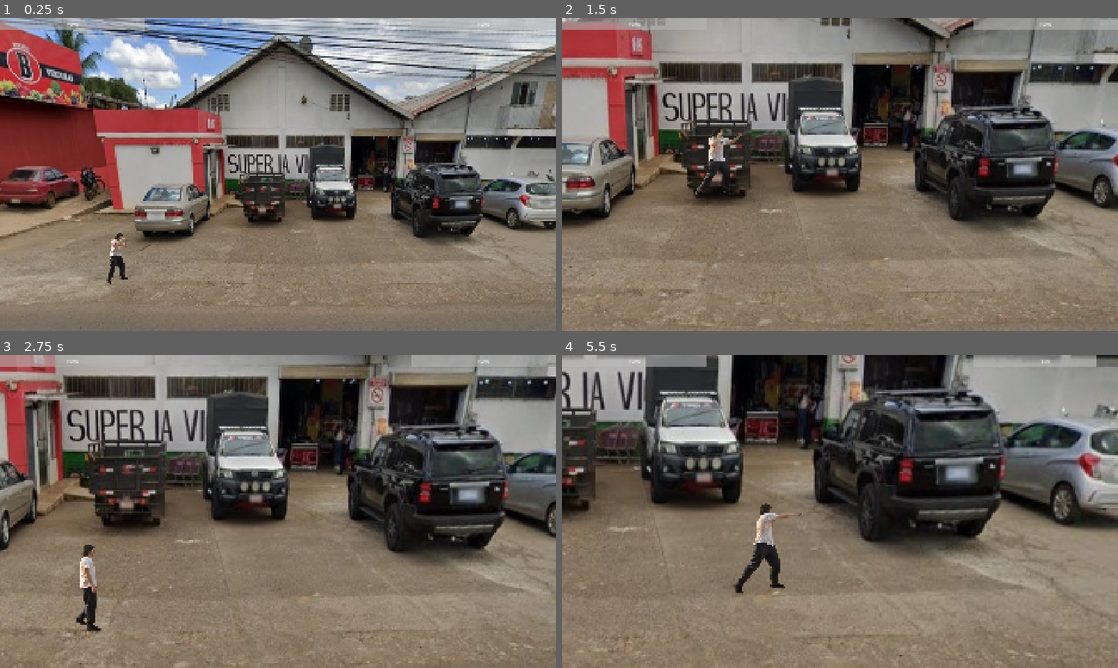
Above: before the commit, frames 1-4 (two rows, left to right).
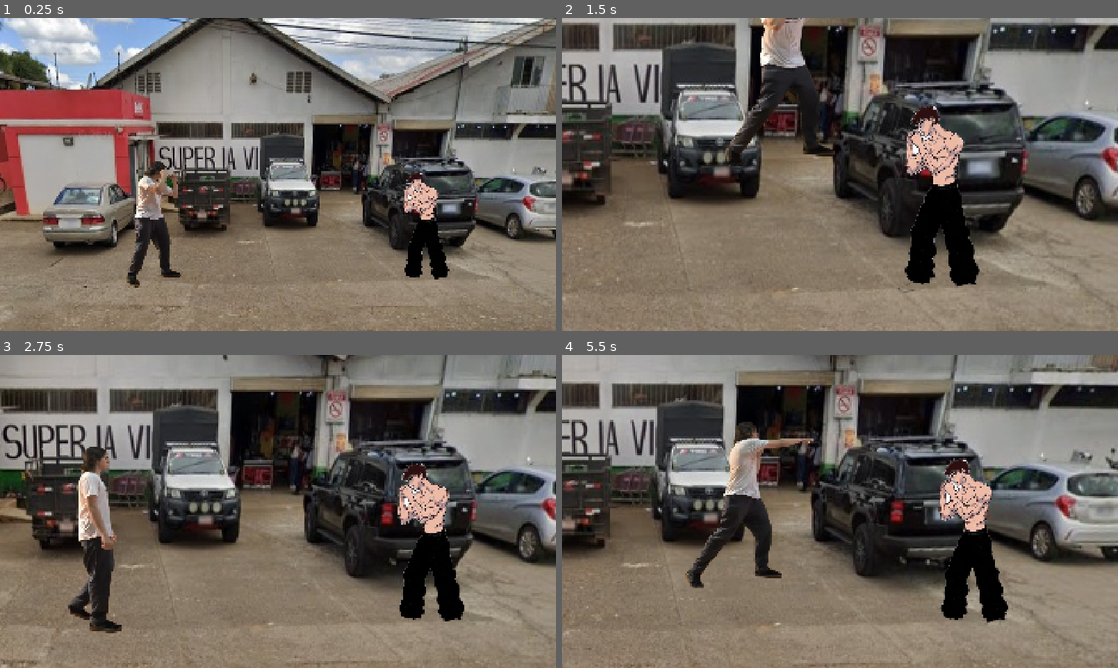
Above: after the commit, the same moments.

Repository: RChacon05/ArenalFighters
Game: Godot game, scene res://scenes/main.tscn
The game is run twice, just before and just after one commit, with the same random seed, the same clock (stepped at 60 frames per second) and the same inputs.
Inputs:
- Up to frame 1 (0.25 s): no input
- Up to frame 2 (1.5 s): hold D (right) from 0.53 s (still down); tap F (attack) at 0.6, 1.35 s; tap W (jump) at 0.77 s
- Up to frame 3 (2.75 s): tap W (jump) at 1.52 s; release D (right) at 2.03 s; hold A (left) from 2.03 s (still down); tap F (attack) at 2.1 s
- Up to frame 4 (5.5 s): release A (left) at 2.78 s; hold D (right) 2.78-4.28 s; tap F (attack) every 0.75 s from 2.85 to 5.1 s; tap W (jump) at 3.02, 3.77, 4.52 s; hold A (left) 4.28-5.03 s; hold D (right) from 5.03 s (still down)

The runs differ from the first frame. In frame 1, 60% of the frame differs, in the area x 0-100%, y 0-100%; in frame 2, 55%; in frame 3, 56%; in frame 4, 56%.

Commit message:
feat(render): add Fighter2 sprite sheets and update scene wiring
Add idle, walk and attack sprite images for Fighter2 with their Godot
import metadata. Update fighter2_frames.tres SpriteFrames resource to
reference the new sheets. Update main.tscn and fighter.tscn with
Godot 4.4 node unique_ids and AnimatedSprite2D wiring for Fighter2.

Diff:
--- a/project.godot
+++ b/project.godot
@@ -8,11 +8,15 @@
 
 config_version=5
 
+[animation]
+
+compatibility/default_parent_skeleton_in_mesh_instance_3d=true
+
 [application]
 
 config/name="ArenalFighters"
 run/main_scene="uid://b445jeds13to0"
-config/features=PackedStringArray("4.4", "Forward Plus")
+config/features=PackedStringArray("4.6", "Forward Plus")
 config/icon="res://icon.svg"
 
 [display]
--- a/scenes/fighter.tscn
+++ b/scenes/fighter.tscn
@@ -156,43 +156,41 @@
 &"hit_logic": SubResource("Animation_6d7ge")
 }
 
-[node name="Fighter" type="CharacterBody2D"]
+[node name="Fighter" type="CharacterBody2D" unique_id=696405433]
 script = ExtResource("1_a4q2m")
 
-[node name="CollisionShape2D" type="CollisionShape2D" parent="."]
+[node name="CollisionShape2D" type="CollisionShape2D" parent="." unique_id=1418597049]
 position = Vector2(0, 50)
 shape = SubResource("RectangleShape2D_yyin7")
 
-[node name="ColorRect" type="ColorRect" parent="."]
+[node name="ColorRect" type="ColorRect" parent="." unique_id=1627159135]
 visible = false
 offset_left = -25.0
 offset_right = 25.0
 offset_bottom = 100.0
 color = Color(0, 0.0235294, 1, 1)
 
-[node name="Hurtbox" type="Area2D" parent="." groups=["hurtbox"]]
+[node name="Hurtbox" type="Area2D" parent="." unique_id=2131831361 groups=["hurtbox"]]
 
-[node name="CollisionShape2D" type="CollisionShape2D" parent="Hurtbox"]
+[node name="CollisionShape2D" type="CollisionShape2D" parent="Hurtbox" unique_id=1267190647]
 position = Vector2(0, 50.5)
 shape = SubResource("RectangleShape2D_a4q2m")
 
-[node name="Hitbox" type="Area2D" parent="."]
+[node name="Hitbox" type="Area2D" parent="." unique_id=782945560]
 monitoring = false
 script = SubResource("GDScript_1q4ya")
 
-[node name="CollisionShape2D" type="CollisionShape2D" parent="Hitbox"]
+[node name="CollisionShape2D" type="CollisionShape2D" parent="Hitbox" unique_id=407053917]
 position = Vector2(51, 37)
 shape = SubResource("RectangleShape2D_38ety")
 
-[node name="AnimatedSprite2D" type="AnimatedSprite2D" parent="."]
+[node name="AnimatedSprite2D" type="AnimatedSprite2D" parent="." unique_id=1852213238]
 position = Vector2(0, 49.875)
 scale = Vector2(0.167785, 0.149404)
 sprite_frames = SubResource("SpriteFrames_38ety")
 animation = &"walk"
 
-[node name="AnimationPlayer" type="AnimationPlayer" parent="."]
-libraries = {
-&"": SubResource("AnimationLibrary_6d7ge")
-}
+[node name="AnimationPlayer" type="AnimationPlayer" parent="." unique_id=271754252]
+libraries/ = SubResource("AnimationLibrary_6d7ge")
 
 [connection signal="area_entered" from="Hitbox" to="." method="_on_hitbox_area_entered"]
--- a/scenes/main.tscn
+++ b/scenes/main.tscn
@@ -17,26 +17,26 @@
 normal = Vector2(-1, 0)
 distance = -744.0
 
-[node name="Main" type="Node2D"]
+[node name="Main" type="Node2D" unique_id=1989421815]
 
-[node name="Sprite2D" type="Sprite2D" parent="."]
-position = Vector2(40, 216)
+[node name="Sprite2D" type="Sprite2D" parent="." unique_id=996374834]
+position = Vector2(44, 247.00002)
 scale = Vector2(1.15, 1.41756)
 texture = ExtResource("1_jyhfs")
 
-[node name="Camera2D" type="Camera2D" parent="." node_paths=PackedStringArray("fighter1", "fighter2")]
+[node name="Camera2D" type="Camera2D" parent="." unique_id=1121843582 node_paths=PackedStringArray("fighter1", "fighter2")]
 position = Vector2(0, 300)
 script = ExtResource("2_0wfyh")
 fighter1 = NodePath("../Fighter1")
 fighter2 = NodePath("../Fighter2")
 
-[node name="Ground" type="StaticBody2D" parent="."]
+[node name="Ground" type="StaticBody2D" parent="." unique_id=873839987]
 
-[node name="CollisionShape2D" type="CollisionShape2D" parent="Ground"]
+[node name="CollisionShape2D" type="CollisionShape2D" parent="Ground" unique_id=1387400489]
 position = Vector2(0, 499)
 shape = SubResource("WorldBoundaryShape2D_jyhfs")
 
-[node name="ColorRect" type="ColorRect" parent="Ground"]
+[node name="ColorRect" type="ColorRect" parent="Ground" unique_id=300811552]
 visible = false
 offset_left = -925.0
 offset_top = 474.0
@@ -44,56 +44,63 @@
 offset_bottom = 524.0
 color = Color(0.172833, 0.172833, 0.172833, 1)
 
-[node name="BorderL" type="StaticBody2D" parent="."]
+[node name="BorderL" type="StaticBody2D" parent="." unique_id=1575136438]
 
-[node name="CollisionShape2D" type="CollisionShape2D" parent="BorderL"]
+[node name="CollisionShape2D" type="CollisionShape2D" parent="BorderL" unique_id=574676059]
 position = Vector2(-224, 224)
 shape = SubResource("WorldBoundaryShape2D_tbgi4")
 
-[node name="BorderR" type="StaticBody2D" parent="."]
+[node name="BorderR" type="StaticBody2D" parent="." unique_id=1655488139]
 
-[node name="CollisionShape2D" type="CollisionShape2D" parent="BorderR"]
+[node name="CollisionShape2D" type="CollisionShape2D" parent="BorderR" unique_id=2037692996]
 position = Vector2(-192, 224)
 shape = SubResource("WorldBoundaryShape2D_sugp2")
 
-[node name="Fighter1" parent="." node_paths=PackedStringArray("opponent") instance=ExtResource("1_o5qli")]
-position = Vector2(-300, 368)
+[node name="Fighter1" parent="." unique_id=1517925076 node_paths=PackedStringArray("opponent") instance=ExtResource("1_o5qli")]
+position = Vector2(-92, 277)
+scale = Vector2(2, 2)
 opponent = NodePath("../Fighter2")
 
-[node name="Fighter2" parent="." node_paths=PackedStringArray("opponent") instance=ExtResource("1_o5qli")]
-position = Vector2(328, 368)
+[node name="Fighter2" parent="." unique_id=1082381473 node_paths=PackedStringArray("opponent") instance=ExtResource("1_o5qli")]
+position = Vector2(328, 277)
+scale = Vector2(2, 2)
 left_action = "left_p2"
 right_action = "right_p2"
 jump_action = "jump_p2"
 attack_action = "attack_p2"
 opponent = NodePath("../Fighter1")
 
-[node name="AnimatedSprite2D" parent="Fighter2"]
-scale = Vector2(0.27, 0.27)
+[node name="AnimatedSprite2D" parent="Fighter2" index="4" unique_id=1852213238]
+position = Vector2(0, 74.515)
+scale = Vector2(0.135, 0.135)
+sprite_frames = ExtResource("4_f2frames")
 offset = Vector2(0, -186)
-sprite_frames = ExtResource("4_f2frames")
 
-[node name="UI" type="CanvasLayer" parent="." node_paths=PackedStringArray("fighter1", "fighter2")]
+[node name="UI" type="CanvasLayer" parent="." unique_id=710106486 node_paths=PackedStringArray("fighter1", "fighter2")]
 script = ExtResource("3_sugp2")
 fighter1 = NodePath("../Fighter1")
 fighter2 = NodePath("../Fighter2")
 
-[node name="TopBar" type="Control" parent="UI"]
+[node name="TopBar" type="Control" parent="UI" unique_id=1946430651]
 layout_mode = 3
 anchors_preset = 15
 anchor_right = 1.0
 anchor_bottom = 1.0
+offset_left = 79.0
+offset_top = -59.0
+offset_right = 79.0
+offset_bottom = -59.0
 grow_horizontal = 2
 grow_vertical = 2
 
-[node name="HealthBarP1" type="ProgressBar" parent="UI/TopBar"]
+[node name="HealthBarP1" type="ProgressBar" parent="UI/TopBar" unique_id=1226349727]
 layout_mode = 0
 offset_right = 500.0
 offset_bottom = 40.0
 pivot_offset = Vector2(70, 50)
 value = 100.0
 
-[node name="HealthBarP2" type="ProgressBar" parent="UI/TopBar"]
+[node name="HealthBarP2" type="ProgressBar" parent="UI/TopBar" unique_id=2075289029]
 layout_mode = 1
 anchors_preset = 1
 anchor_left = 1.0
@@ -104,5 +111,19 @@
 pivot_offset = Vector2(-70, 50)
 value = 100.0
 
-[node name="WinnerLabel" type="Label" parent="UI/TopBar"]
-layout_mode
+[node name="WinnerLabel" type="Label" parent="UI/TopBar" unique_id=1658879475]
+layout_mode = 1
+anchors_preset = 8
+anchor_left = 0.5
+anchor_top = 0.5
+anchor_right = 0.5
+anchor_bottom = 0.5
+offset_left = -20.0
+offset_top = -11.5
+offset_right = 20.0
+offset_bottom = 11.5
+grow_horizontal = 2
+grow_vertical = 2
+horizontal_alignment = 1
+
+[editable path="Fighter2"]
--- a/sprites/fighter2/fighter2_frames.tres
+++ b/sprites/fighter2/fighter2_frames.tres
@@ -1,31 +1,22 @@
-[gd_resource type="SpriteFrames" load_steps=27 flags=ResourceLocalToScene=0]
+[gd_resource type="SpriteFrames" format=3 uid="uid://d1dird5aeh07w"]
 
-[ext_resource type="Texture2D" path="res://sprites/fighter2/idle/idle_01.png" id="1_idle01"]
-[ext_resource type="Texture2D" path="res://sprites/fighter2/idle/idle_02.png" id="2_idle02"]
-[ext_resource type="Texture2D" path="res://sprites/fighter2/idle/idle_03.png" id="3_idle03"]
-[ext_resource type="Texture2D" path="res://sprites/fighter2/idle/idle_04.png" id="4_idle04"]
-[ext_resource type="Texture2D" path="res://sprites/fighter2/idle/idle_05.png" id="5_idle05"]
-[ext_resource type="Texture2D" path="res://sprites/fighter2/idle/idle_06.png" id="6_idle06"]
-[ext_resource type="Texture2D" path="res://sprites/fighter2/idle/idle_07.png" id="7_idle07"]
-[ext_resource type="Texture2D" path="res://sprites/fighter2/idle/idle_08.png" id="8_idle08"]
-[ext_resource type="Texture2D" path="res://sprites/fighter2/walk/walk_01.png" id="9_walk01"]
-[ext_resource type="Texture2D" path="res://sprites/fighter2/walk/walk_02.png" id="10_walk02"]
-[ext_resource type="Texture2D" path="res://sprites/fighter2/walk/walk_03.png" id="11_walk03"]
-[ext_resource type="Texture2D" path="res://sprites/fighter2/walk/walk_04.png" id="12_walk04"]
-[ext_resource type="Texture2D" path="res://sprites/fighter2/walk/walk_05.png" id="13_walk05"]
-[ext_resource type="Texture2D" path="res://sprites/fighter2/walk/walk_06.png" id="14_walk06"]
-[ext_resource type="Texture2D" path="res://sprites/fighter2/walk/walk_07.png" id="15_walk07"]
-[ext_resource type="Texture2D" path="res://sprites/fighter2/walk/walk_08.png" id="16_walk08"]
-[ext_resource type="Texture2D" path="res://sprites/fighter2/attack/attack_01.png" id="17_atk01"]
-[ext_resource type="Texture2D" path="res://sprites/fighter2/attack/attack_02.png" id="18_atk02"]
-[ext_resource type="Texture2D" path="res://sprites/fighter2/attack/attack_03.png" id="19_atk03"]
-[ext_resource type="Texture2D" path="res://sprites/fighter2/attack/attack_04.png" id="20_atk04"]
-[ext_resource type="Texture2D" path="res://sprites/fighter2/attack/attack_05.png" id="21_atk05"]
-[ext_resource type="Texture2D" path="res://sprites/fighter2/attack/attack_06.png" id="22_atk06"]
-[ext_resource type="Texture2D" path="res://sprites/fighter2/attack/attack_07.png" id="23_atk07"]
-[ext_resource type="Texture2D" path="res://sprites/fighter2/attack/attack_08.png" id="24_atk08"]
-[ext_resource type="Texture2D" path="res://sprites/fighter2/attack/attack_09.png" id="25_atk09"]
-[ext_resource type="Texture2D" path="res://sprites/fighter2/attack/attack_10.png" id="26_atk10"]
+[ext_resource type="Texture2D" uid="uid://cw8bppea36pp" path="res://sprites/fighter2/idle/idle_01.png" id="1_idle01"]
+[ext_resource type="Texture2D" uid="uid://cpq1yddummriy" path="res://sprites/fighter2/idle/idle_02.png" id="2_idle02"]
+[ext_resource type="Texture2D" uid="uid://by5t8hortx25p" path="res://sprites/fighter2/idle/idle_03.png" id="3_idle03"]
+[ext_resource type="Texture2D" uid="uid://bcdtyxbapy4id" path="res://sprites/fighter2/idle/idle_04.png" id="4_idle04"]
+[ext_resource type="Texture2D" uid="uid://cot22ul5hgero" path="res://sprites/fighter2/idle/idle_05.png" id="5_idle05"]
+[ext_resource type="Texture2D" uid="uid://bxaukdkmdesnx" path="res://sprites/fighter2/idle/idle_06.png" id="6_idle06"]
+[ext_resource type="Texture2D" uid="uid://xteyokrspp5c" path="res://sprites/fighter2/walk/walk_01.png" id="9_walk01"]
+[ext_resource type="Texture2D" uid="uid://cri03oyabeu33" path="res://sprites/fighter2/walk/walk_02.png" id="10_walk02"]
+[ext_resource type="Texture2D" uid="uid://46teet5y4g1m" path="res://sprites/fighter2/walk/walk_03.png" id="11_walk03"]
+[ext_resource type="Texture2D" uid="uid://bxfrrx2u6k74d" path="res://sprites/fighter2/walk/walk_04.png" id="12_walk04"]
+[ext_resource type="Texture2D" uid="uid://b3646uuglavtu" path="res://sprites/fighter2/walk/walk_05.png" id="13_walk05"]
+[ext_resource type="Texture2D" uid="uid://78qq600v5tkq" path="res://sprites/fighter2/walk/walk_08.png" id="16_walk08"]
+[ext_resource type="Texture2D" uid="uid://c1dy4t2kk6q3i" path="res://sprites/fighter2/attack/attack_01.png" id="17_atk01"]
+[ext_resource type="Texture2D" uid="uid://bqgm82nnwovx" path="res://sprites/fighter2/attack/attack_02.png" id="18_atk02"]
+[ext_resource type="Texture2D" uid="uid://ci26y6vsmv787" path="res://sprites/fighter2/attack/attack_03.png" id="19_atk03"]
+[ext_resource type="Texture2D" uid="uid://dh448ii0sy8oc" path="res://sprites/fighter2/attack/attack_04.png" id="20_atk04"]
+[ext_resource type="Texture2D" uid="uid://cxjmur1jn5buo" path="res://sprites/fighter2/attack/attack_05.png" id="21_atk05"]
 
 [resource]
 animations = [{
@@ -42,27 +33,12 @@
 "duration": 1.0,
 "texture": ExtResource("20_atk04")
 }, {
-"duration": 1.0,
+"duration": 3.0,
 "texture": ExtResource("21_atk05")
-}, {
-"duration": 1.0,
-"texture": ExtResource("22_atk06")
-}, {
-"duration": 1.0,
-"texture": ExtResource("23_atk07")
-}, {
-"duration": 1.0,
-"texture": ExtResource("24_atk08")
-}, {
-"duration": 1.0,
-"texture": ExtResource("25_atk09")
-}, {
-"duration": 1.0,
-"texture": ExtResource("26_atk10")
 }],
 "loop": false,
 "name": &"attack",
-"speed": 14.0
+"speed": 16.0
 }, {
 "frames": [{
 "duration": 1.0,
@@ -98,12 +74,6 @@
 }, {
 "duration": 1.0,
 "texture": ExtResource("6_idle06")
-}, {
-"duration": 1.0,
-"texture": ExtResource("7_idle07")
-}, {
-"duration": 1.0,
-"texture": ExtResource("8_idle08")
 }],
 "loop": true,
 "name": &"idle",
@@ -134,15 +104,9 @@
 "texture": ExtResource("13_walk05")
 }, {
 "duration": 1.0,
-"texture": ExtResource("14_walk06")
-}, {
-"duration": 1.0,
-"texture": ExtResource("15_walk07")
-}, {
-"duration": 1.0,
 "texture": ExtResource("16_walk08")
 }],
 "loop": true,
 "name": &"walk",
-"speed": 10.0
+"speed": 8.0
 }]
Not shown, changed: icon.svg.import
Not shown: 1 places in scenes/fighter.tscn that only renumber resources
Not shown: 1 places in scenes/main.tscn that only renumber resources
Not shown, changed: sprites/ATTACK/ATTACK1.png.import
Not shown, changed: sprites/ATTACK/ATTACK2.png.import
Not shown, changed: sprites/ATTACK/ATTACK3.png.import
Not shown, changed: sprites/ATTACK/ATTACK4.png.import
Not shown, changed: sprites/ATTACK/ATTACK5.png.import
Not shown, changed: sprites/Backgrounds/street-view (2).jpg.import
Not shown, changed: sprites/DEAD/DEATH.png.import
Not shown, changed: sprites/HIT/HIT1.png.import
Not shown, changed: sprites/IDLE/IDLE.png.import
(and 59 more such lines)
